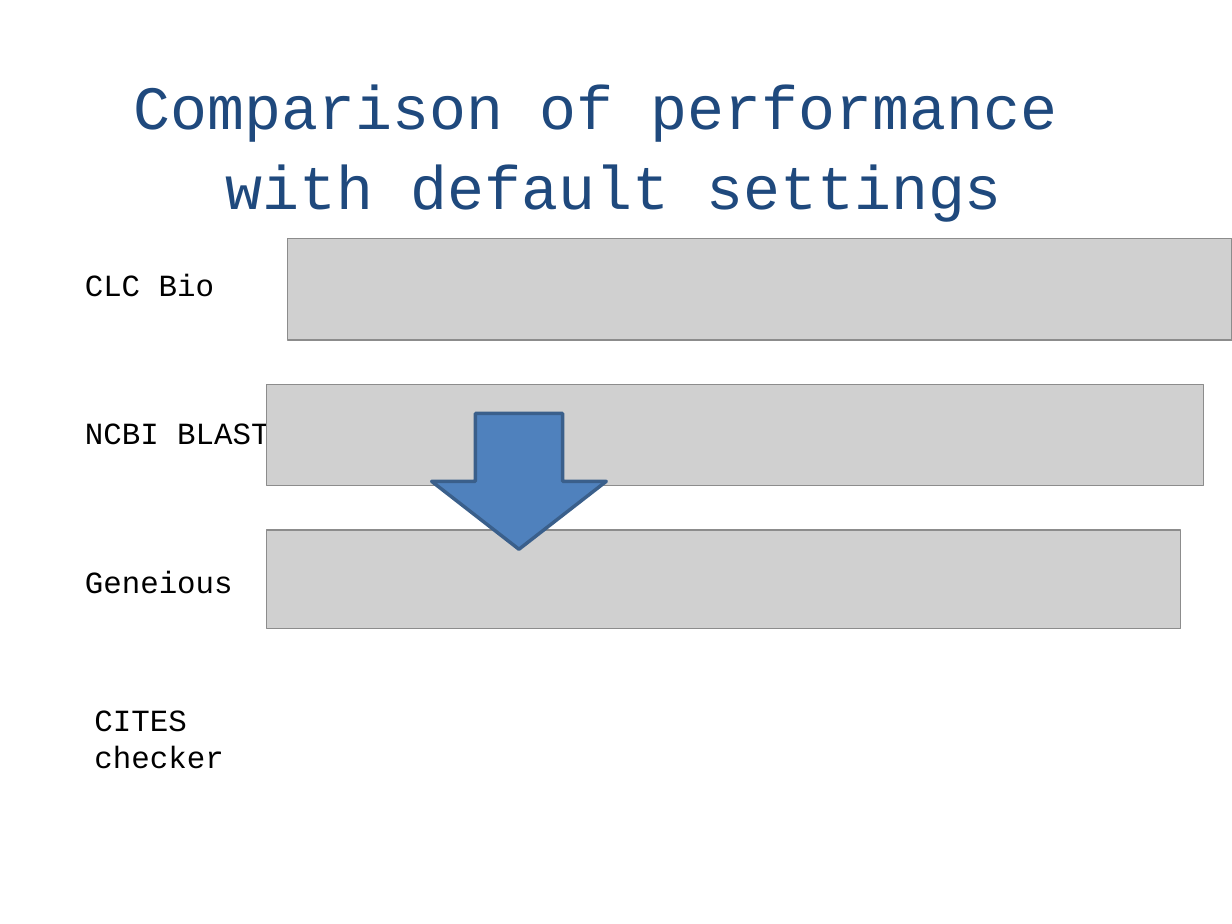
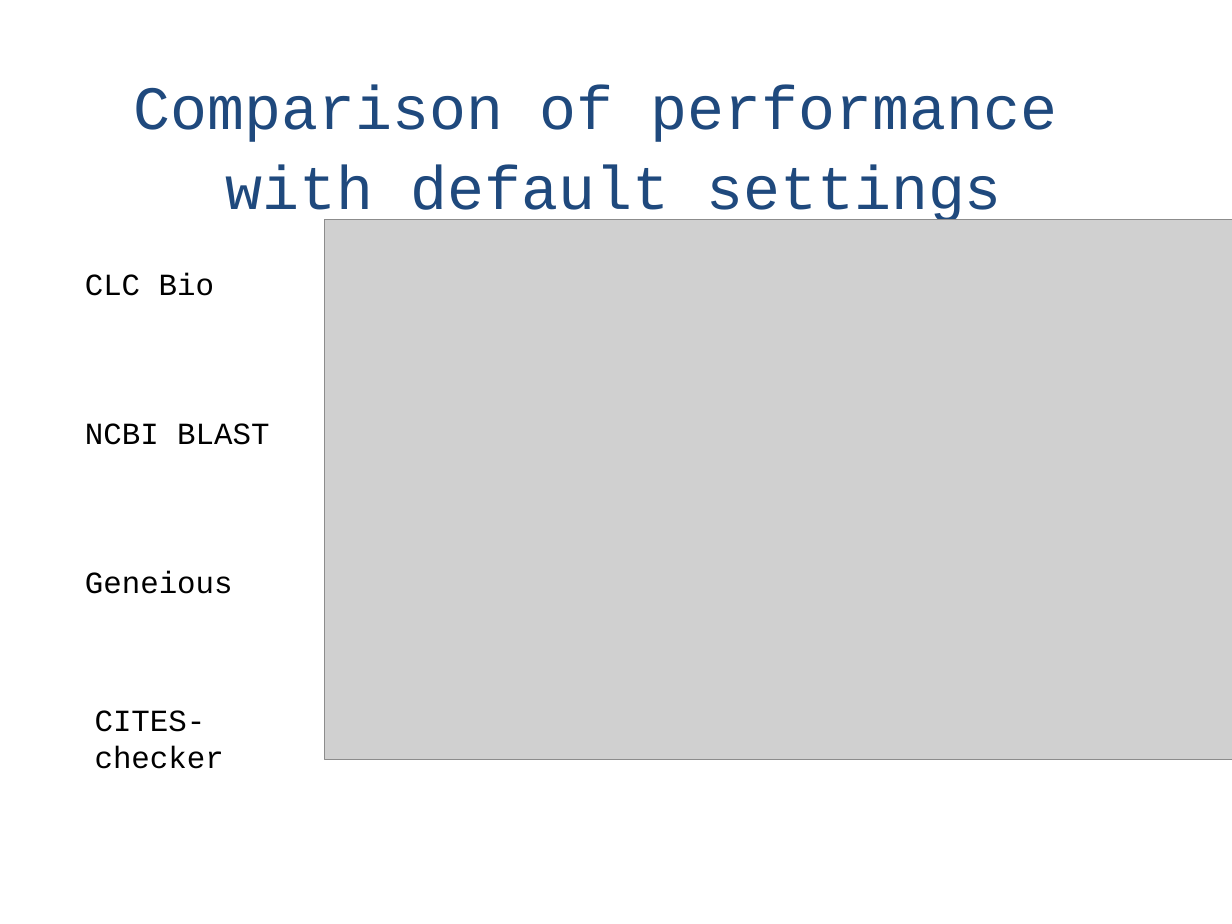
Before and after one commit to naturalis/HTS-barcode-checker, a slide deck: slide 20 of doc/presentationV4.pptx (slide 18 before the commit). Drawn at 1232x924 pixels with LibreOffice and Linux fonts; fonts in the diff are those of the drawing; grey boxes stand for pictures. Boxes give left, top, right and bottom in pixels: in the first picture for what was removed or moved away, otherwise in the second. Text is boxed around its words. In the diff, an @@ line names an element or a change of style, - is before the commit and + after.

```diff
--- a/doc/presentationV4.pptx
+++ b/doc/presentationV4.pptx
@@ picture removed at [287,239,1232,340] @@
@@ picture added at [325,219,1232,760] @@
@@ picture removed at [267,384,1204,485] @@
@@ down arrow removed at [431,414,606,549] @@
@@ picture removed at [267,530,1181,628] @@
@@ text at [95,710,224,769]: text changed @@
-CITES checker
+CITES-checker
```
Also in this commit, not shown: 17 other slides changed, 5 slides added, 2 other files.
